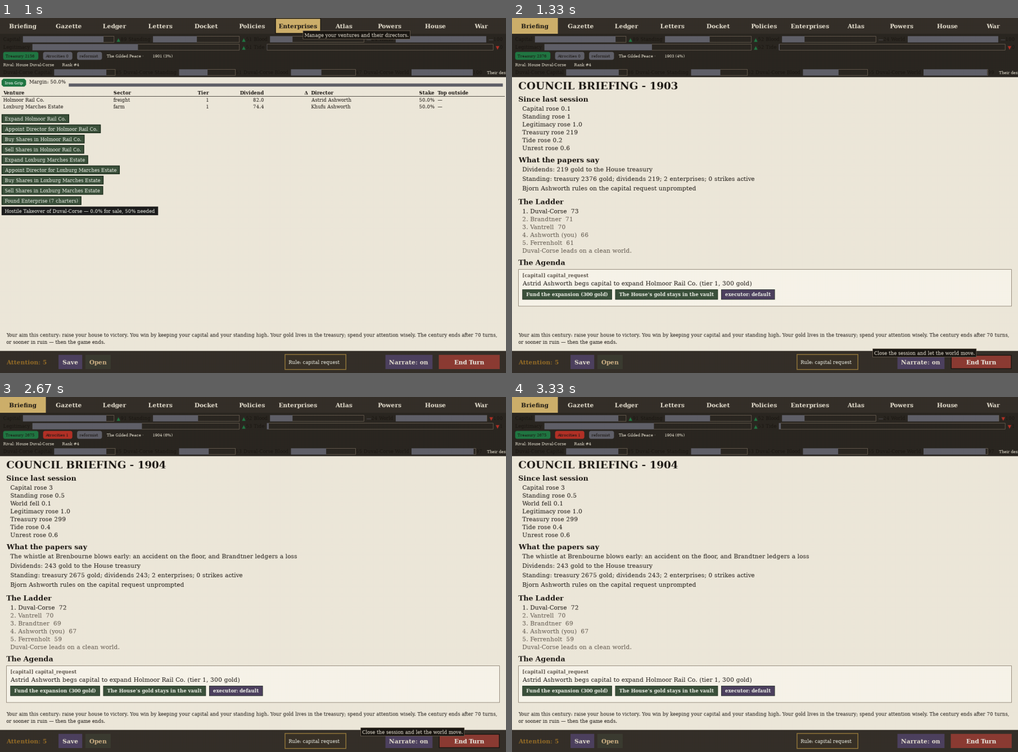
Above: before the commit, frames 1-4 (two rows, left to right).
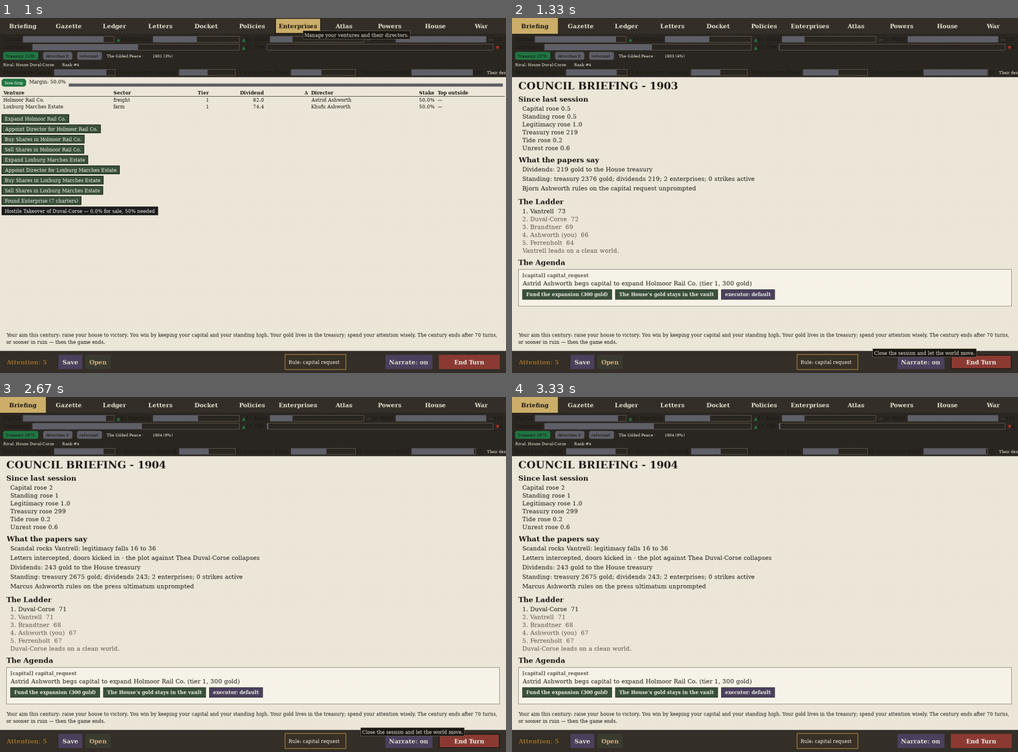
Above: after the commit, the same moments.

Repository: civersen222/Guilded-Age
Game: pygame game, started from gilded/__main__.py
Two runs of this game, one before a commit and one after it. Both use one fixed random seed, a clock stepped at 60 frames per second and the inputs below.
Inputs (mouse positions are in pixels of both pictures, inside the frame that each line leads up to):
- Up to frame 1 (1 s): click "End Turn" at 0.38 s; click "Enterprises" at 0.72 s
- Up to frame 2 (1.33 s): click "End Turn" at 1.05 s
- Up to frame 3 (2.67 s): click "Enterprises" at 1.38 s; click (263, 453) at 1.72 s; click "Enterprises" at 2.05 s; click "End Turn" at 2.38 s
- Up to frame 4 (3.33 s): click (694, 499) at 2.72 s

Frame 1 is identical in both runs. In frame 2, 0.4% of the frame differs, in the area x 2-40%, y 5-67%; in frame 3, 5.5%, in the area x 1-99%, y 5-87%; in frame 4, 5.5%.

Commit message:
revert docket fumble sub-stream: it shifted the world rng stream and broke 3 agenda tests - A/B/C worktree experiments confirmed orders.py innocent

Diff:
--- a/gilded/docket.py
+++ b/gilded/docket.py
@@ -1061,16 +1061,6 @@
     return out
 
 
-def _roll(game, kind: str, house: str, rng) -> float:
-    """Fumble draw: original kinds draw from the main stream exactly as
-    base does; post-base kinds draw from a deterministic sub-stream so
-    their extra rulings never shift the core dividend/labor/AI stream."""
-    if kind in _GEN_KINDS.values():
-        seed = f"{getattr(game, 'seed', 0)}|{game.turn}|{house}|{kind}|ruling"
-        return random.Random(int(hashlib.sha256(seed.encode()).hexdigest()[:8], 16)).random()
-    return rng.random()
-
-
 def rule(game, petition, option_key, executor) -> List[str]:
     """Execute one option through one person. The chassis spends the
     attention point; this spends the person."""
@@ -1081,7 +1071,7 @@
     chance = 0.5 + executor.get_effective_stat(_domain_stat(petition.domain)) / 40.0
     chance = max(0.2, min(0.95, chance))
     scale = 1.0
-    if _roll(game, petition.kind, petition.house, game.rng) >= chance:
+    if game.rng.random() >= chance:
         scale = 0.5
         m = executor.add_stress(FUMBLE_STRESS)
         msgs.append(f"{executor.name} botches the execution of the ruling")
